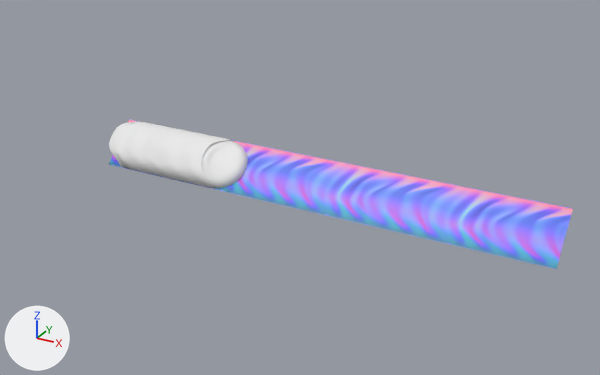
An edit to the Blender file Decal_Creator.blend, drawn before and after from the same camera.
One viewpoint serves both versions: a 50 mm lens placed at (0.193, -0.233, 0.116), pointed at (0.061, 0.008, -0.004). Arrows for +X, +Y and +Z are at lower left; the lights stay in place. The same objects are shown in both versions, whatever each file hides.

In view in the first picture: 'Weld_2', 'Weld_3', 'Weld_4', 'Weld_5', 'Weld_plain.001'.
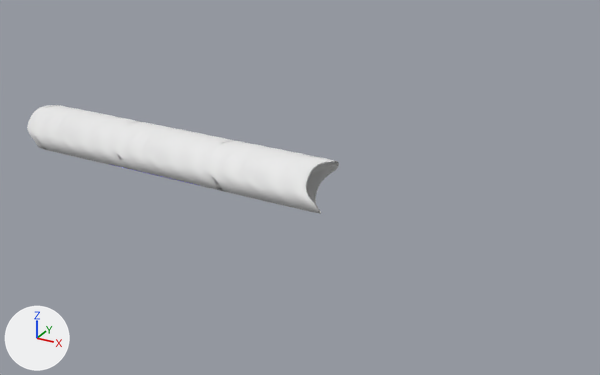
What differs and where, as boxes (x1, y1, x2, y2) in the pictures (600 x 375 px):
'Weld_plain.001', surface changed, recoloured, modifiers changed
    before: (109, 120, 573, 269)
    after: (109, 164, 200, 186)
'Weld_5', reshaped (159% wider, 64% taller)
    before: (109, 122, 229, 188)
    after: (27, 105, 339, 214)
'Weld_4', reshaped
    before: (115, 122, 221, 173)
    after: (34, 105, 339, 213)
'Weld_2', reshaped
    before: (121, 140, 233, 169)
    after: (33, 105, 339, 213)
part 1 of me_weld_5, added
    after: (27, 105, 135, 167)
part 2 of me_weld_5, added
    after: (200, 140, 339, 214)
part 3 of me_weld_4, added
    after: (34, 105, 131, 154)
part 4 of me_weld_4, added
    after: (209, 140, 339, 213)
part 5 of me_weld_2, added
    after: (33, 105, 61, 153)
part 6 of me_weld_2, added
    after: (208, 140, 339, 213)
'Weld_3', unchanged, covered by the edit
    before: (115, 122, 248, 188)

The change in detail:
Picture 'Weld_3_normal' (img_weld_3_normal) is new.
Picture 'Weld_5_normal' (img_weld_5_normal) is new.
Material 'Weld_5_decal' (mat_weld_5_decal) is new.
Uses the picture img_weld_3_normal.
Uses the picture img_weld_5_normal.
me_weld_5 is used by ob_weld_5; location (0.0, 0.0, 0.0); rotation (-1.571, 0.0, 0.0), in degrees (-90, 0, 0).
me_weld_5 had 132 vertices, 120 faces and spanned x -0.0185..0.0315, y -0.0103..0.0091, z -0.0073..0.0124.
me_weld_5 now has 372 vertices, 360 faces and spans x -0.0618..0.0748, y -0.0103..0.0091, z -0.0073..0.0124.
me_weld_5 part 1: 120 vertices added at x -0.0618..-0.0165, y -0.0103..0.0091, z -0.0073..0.0124.
me_weld_5 part 2: 120 vertices added at x 0.0285..0.0748, y -0.0103..0.0091, z -0.0073..0.0124.
me_weld_4 is used by ob_weld_4; location (0.0, 0.0, 0.0); rotation (-1.571, 0.0, 0.0), in degrees (-90, 0, 0).
me_weld_4 had 132 vertices, 120 faces and spanned x -0.0185..0.0315, y -0.0105..0.0091, z -0.0073..0.0124.
me_weld_4 now has 372 vertices, 360 faces and spans x -0.0618..0.0748, y -0.0105..0.0091, z -0.0073..0.0124.
me_weld_4 part 3: 120 vertices added at x -0.0618..-0.0165, y -0.0105..0.0091, z -0.0073..0.0124.
me_weld_4 part 4: 120 vertices added at x 0.0277..0.0748, y -0.0105..0.0091, z -0.0073..0.0124.
me_weld_2 is used by ob_weld_2; location (0.0, 0.0, 0.0); rotation (-1.571, 0.0, 0.0), in degrees (-90, 0, 0).
me_weld_2 had 180 vertices, 168 faces and spanned x -0.0185..0.0315, y -0.0105..0.0091, z -0.0073..0.0124.
me_weld_2 now has 516 vertices, 504 faces and spans x -0.0618..0.0748, y -0.0105..0.0091, z -0.0073..0.0124.
me_weld_2 part 5: 168 vertices added at x -0.0618..-0.0165, y -0.0105..0.0091, z -0.0073..0.0124.
me_weld_2 part 6: 168 vertices added at x 0.0277..0.0748, y -0.0105..0.0091, z -0.0073..0.0124.
me_plane_001 has 10 vertices, 4 faces and spans x -0.0181..0.0252, y -0.0078..0.0064, z -0.0046..0.0097.
me_plane_001 no longer uses material mat_weld_1 (picture img_weld_1).
me_plane_001 now uses material mat_weld_5_decal.
Object 'Weld_plain.001' (ob_weld_plain_001) loses its ARRAY modifier named 'Array'.
Modifier setting removed (it was count = 4).
Modifier setting removed (it was constant_offset_displace = (0.0, 0.0, 0.0)).
